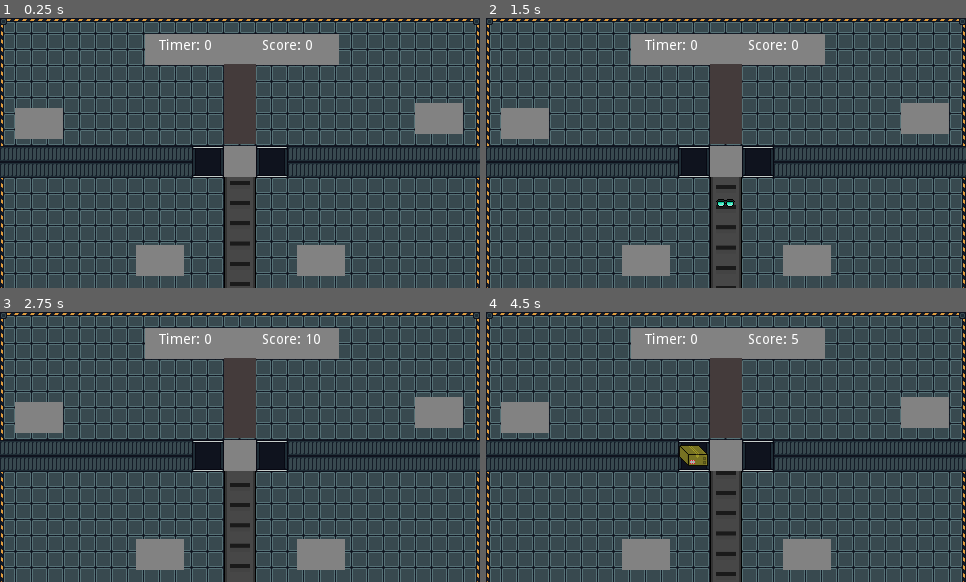
Above: before the commit, frames 1-4 (two rows, left to right).
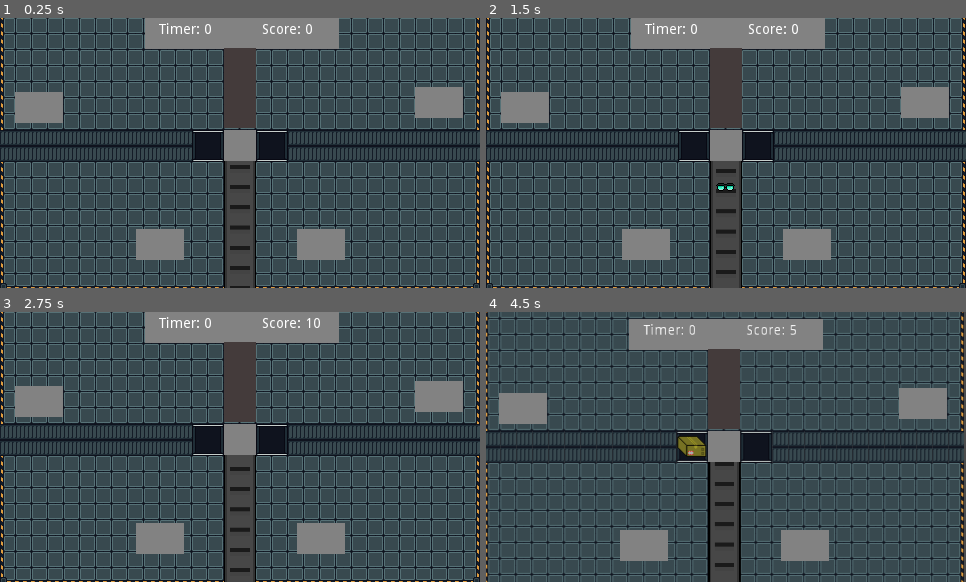
Above: after the commit, the same moments.

Repository: victordev018/Recycling-Mat
Game: Godot game, scene res://Scenes/MainLevel.tscn
The game is run twice, just before and just after one commit, with the same random seed, the same clock (stepped at 60 frames per second) and the same inputs.
Inputs:
- Up to frame 1 (0.25 s): no input
- Up to frame 2 (1.5 s): tap Enter (ui_accept) at 0.5, 0.6, 0.77, 1.07, 1.35 s; hold Right (ui_right) 0.53-1.28 s; hold Left (ui_left) from 1.28 s (still down)
- Up to frame 3 (2.75 s): tap Enter (ui_accept) at 1.52, 1.82, 2.1 s; release Left (ui_left) at 2.03 s; hold Right (ui_right) from 2.03 s (still down)
- Up to frame 4 (4.5 s): tap Enter (ui_accept) at 2.75, 2.85, 3.02, 3.32, 3.6, 3.77, 4.07, 4.35 s; release Right (ui_right) at 3.53 s; hold Left (ui_left) from 3.53 s (still down)

The runs differ from the first frame. In frame 1, 19% of the frame differs, in the area x 0-100%, y 0-100%; in frame 2, 19%; in frame 3, 19%; in frame 4, 52%.

Commit message:
feat: Adicionando efeito de câmera tremendo ao errar

Diff:
--- a/Autoload/Global.gd
+++ b/Autoload/Global.gd
@@ -11,7 +11,9 @@
 ## efeitos sonoros para reposta certa e errada, respectivamente
 onready var soundCorrectAnswer = get_node("Sounds/CorrectAnswer");
 onready var soundErrorAnswer = get_node("Sounds/ErrorAnswer");
-
+## referência a câmera principal do jogo
+var camera = null
+## referência ao tempo de música
 onready var timerSound = get_node("Timer");
 
 
--- a/Scenes/MainLevel.tscn
+++ b/Scenes/MainLevel.tscn
@@ -1,10 +1,11 @@
-[gd_scene load_steps=24 format=2]
+[gd_scene load_steps=25 format=2]
 
 [ext_resource path="res://Tile Map/spritesheet.png" type="Texture" id=1]
 [ext_resource path="res://Assets-MNR/Esteira.png" type="Texture" id=2]
 [ext_resource path="res://Scenes/Game.tscn" type="PackedScene" id=3]
 [ext_resource path="res://Scripts/mainLevel.gd" type="Script" id=4]
 [ext_resource path="res://Scenes/pauseMenu.tscn" type="PackedScene" id=5]
+[ext_resource path="res://Scripts/camera.gd" type="Script" id=6]
 
 [sub_resource type="ConvexPolygonShape2D" id=2]
 points = PoolVector2Array( 0, 0, 0, 0, 0, 0 )
@@ -449,4 +450,11 @@
 margin_bottom = 14.0
 text = "Timer:"
 
+[node name="Camera2D" type="Camera2D" parent="."]
+position = Vector2( 0, 8 )
+scale = Vector2( 0.966274, 1.01009 )
+anchor_mode = 0
+current = true
+script = ExtResource( 6 )
+
 [connection signal="timeout" from="ChoiceTimer" to="." method="_on_ChoiceTimer_timeout"]
--- a/Scripts/Game.gd
+++ b/Scripts/Game.gd
@@ -12,6 +12,7 @@
 	Global.instanciateResidue = true;
 
 func _process(delta):
+#	print(residuesAlreadyInstantiate)
 	# instanciar residuos ao apertar tecla teste
 	if Input.is_action_just_pressed("ui_accept") and Global.instanciateResidue:
 		createResidue();
@@ -23,28 +24,31 @@
 	Global.levelNode.animation.playing = true;
 	print("criando resíduo");
 	# instanciar cena de resíduo
-	var _residue = residueScene.instance();
-	levelNode.add_child(_residue);
 	# obter chave aleatória
 	var _residueKey = getRandomResidueKey();
 	if _residueKey != "":
+		var _residue = residueScene.instance();
+		levelNode.add_child(_residue);
 		# atribuir sprite devido ao resíduo
 		_residue.residueTexture.texture = Global.residueDatabase.get(_residueKey).get("texture");
 		_residue.isRecyclible = Global.residueDatabase.get(_residueKey).get("recyclable");
 		_residue.global_position = Vector2(get_viewport().size.x / 2, get_viewport().size.y + 32);
+	else:
+		print("acabou o game")
 
  ## função para pegar uma chave aleatória do dicionário
 func getRandomResidueKey() -> String:
 	## cria array de string com as chaves do dicionário residueDatabase
+	randomize();
 	var _keys = Global.residueDatabase.keys()
-	## verifica se a quantidade de residuos que foram instanciados é igaual a
-	## quantidade de chaves que temos em nosso array de chaves (_keys)
-	if len(residuesAlreadyInstantiate) == len(_keys):## TODO: indroduza uma função para gerar mais ações quando usar todos os residuos
-		return ""
-	var _index = randi() % len(_keys);
-	## se a chave atual ja foi instanciada, pegue outra que não tenha sido instanciada
-	while (_keys[_index] in residuesAlreadyInstantiate):
-		_index = randi() % len(_keys);
-	## atualiza a lista dos residuos instanciados
-	residuesAlreadyInstantiate.append(_keys[_index])
-	return _keys[_index];
+	## verifica se a quantidade de residuos que foram instanciados é menor que a quantidade de chaves que temos em nosso array de chaves (_keys)
+	if len(residuesAlreadyInstantiate) < len(_keys):## TODO: indroduza uma função para gerar mais ações quando usar todos os residuos
+		var _index = randi() % len(_keys);
+		## se a chave atual ja foi instanciada, pegue outra que não tenha sido instanciada
+		while (_keys[_index] in residuesAlreadyInstantiate):
+			_index = randi() % len(_keys);
+		print("index: " + str(_index));
+		## atualiza a lista dos residuos instanciados
+		residuesAlreadyInstantiate.append(_keys[_index])
+		return _keys[_index];
+	return "";
--- a/Scripts/Residue.gd
+++ b/Scripts/Residue.gd
@@ -82,12 +82,21 @@
 
 ## função para verificar se o player acertou se o resíduo é ou não reciclável
 func checkRecyclable(condition: bool, points:int) -> void:
+	# se a propriedade "recyclable" do resíduo obedecer for igual a condição
 	if isRecyclible == condition:
+		# incrementa pontos
 		Global.score += points;
+		# toca a música de efeito
 		Global.soundCorrectAnswer.play();
+		# inicia o timer de duração de música
 		Global.timerSound.start();
 
 	else:
+		# chamando função para tremer tela
+		Global.camera.initShake(4.0, 0.5);
+		# decrementando score
 		Global.score -= points/2;
+		# toca música de erro
 		Global.soundErrorAnswer.play()
+		# iniciando o timer de duração de música
 		Global.timerSound.start();
--- /dev/null
+++ b/Scripts/camera.gd
@@ -0,0 +1,29 @@
+extends Camera2D
+
+## variáveis para controlar agitação da camera
+var agitationTimer = 0.0;
+var agitationAmount = 0.0;
+var agitationDuration = 0.0;
+
+## funcção para receber valores para fazer camera tremer
+func initShake(amount:float, duration: float) -> void:
+	agitationAmount = amount;
+	agitationTimer = duration;
+	agitationDuration = agitationTimer;
+
+func _ready():
+	Global.camera = self;
+
+func _process(delta) -> void:
+	## se a duração de agitação for maior que 0
+	if agitationDuration > 0:
+		# decrementa o tempo pelo valor de detla
+		agitationDuration -= delta;
+		# coleta valores aleatórios para x e y do futoro vetor
+		var offsetX = (randf() * 2 - 1) * agitationAmount;
+		var offsetY = (randf() * 2 - 1) * agitationAmount;
+
+		# aplica valores no offset
+		offset = Vector2(offsetX, offsetY)
+	else:
+		offset = Vector2(0, 8);
